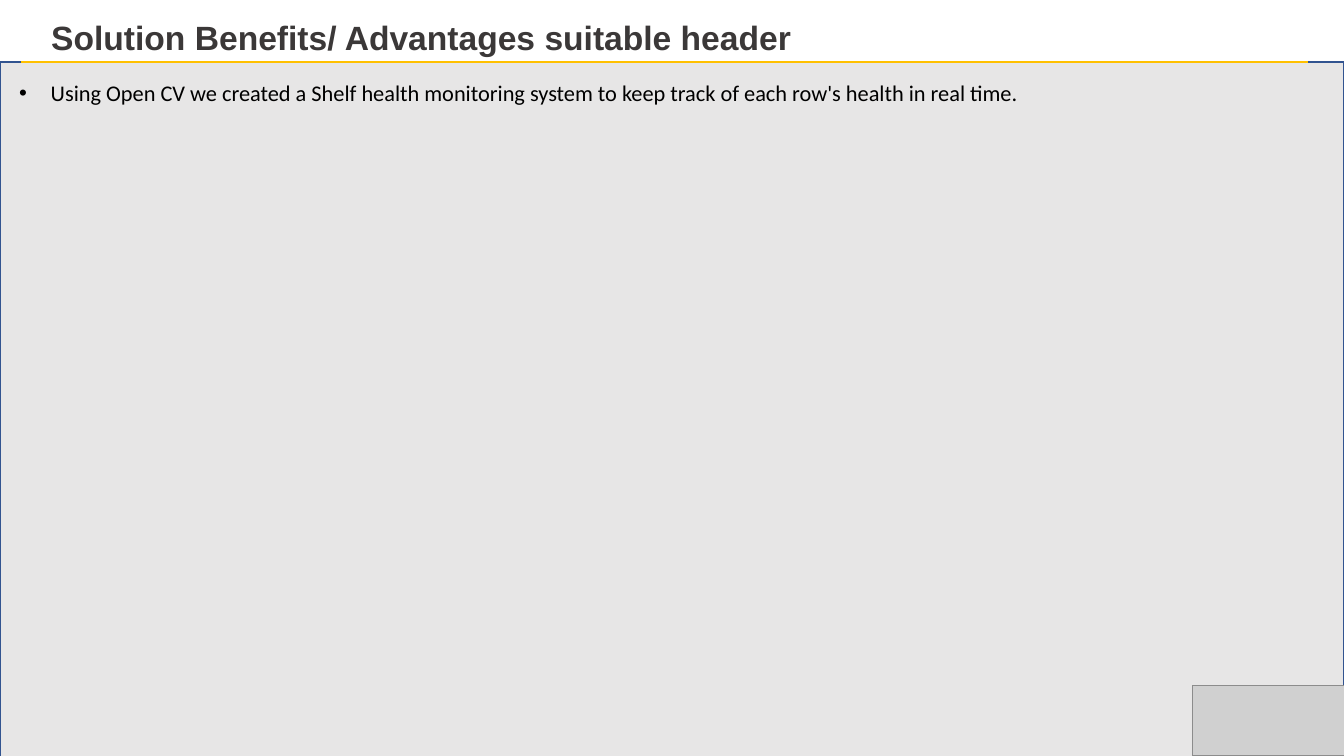
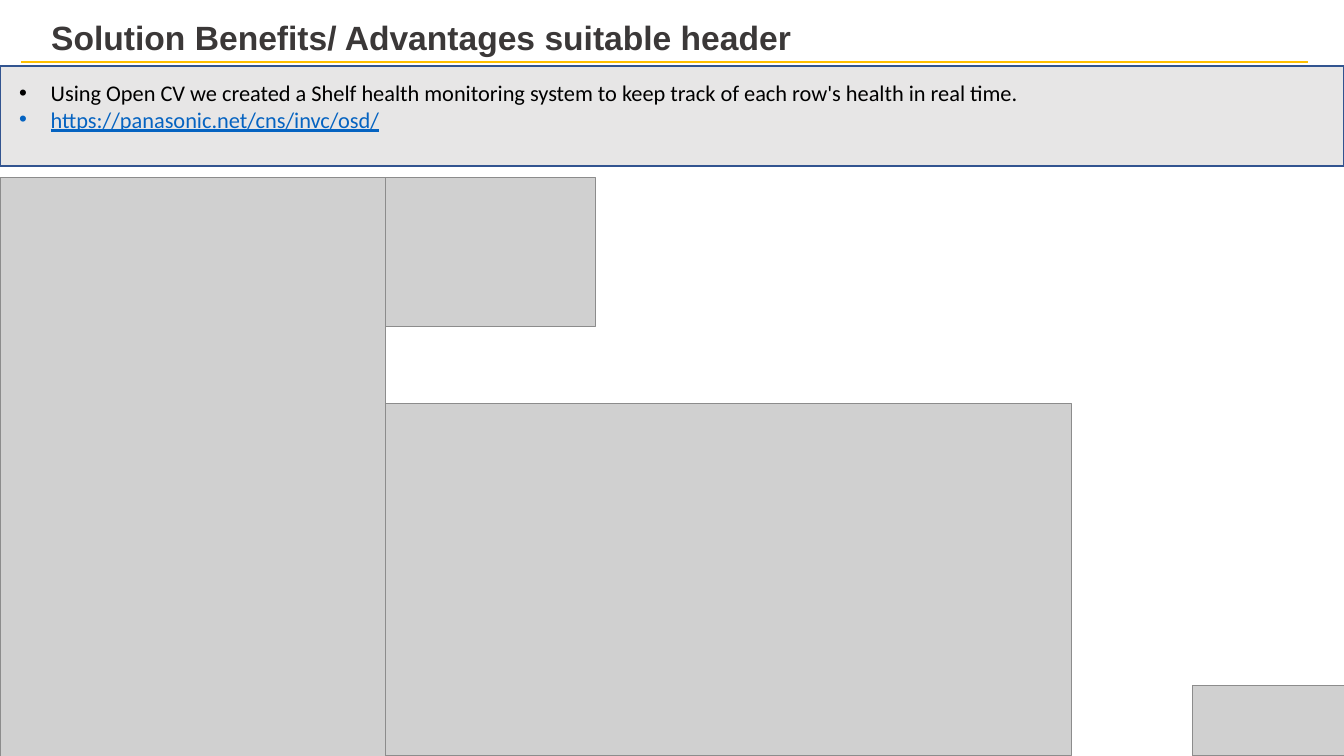
Before and after one commit to ankitnamdeo34/hackerearth_p-g, a slide deck: slide 3 of P_and_G_final_a.pptx. Drawn at 1344x756 pixels with LibreOffice and Linux fonts; fonts in the diff are those of the drawing; grey boxes stand for pictures. Boxes give left, top, right and bottom in pixels: in the first picture for what was removed or moved away, otherwise in the second. Text is boxed around its words. In the diff, an @@ line names an element or a change of style, - is before the commit and + after.

Commit message:
Update P_and_G_final_a.pptx
updated ppt

```diff
--- a/P_and_G_final_a.pptx
+++ b/P_and_G_final_a.pptx
@@ rectangle: place and size @@
-rectangle at [0, 63, 1344, 756]
+rectangle at [0, 67, 1344, 166]
@@ text at [51, 112, 379, 132]: paragraph added @@
+• https://panasonic.net/cns/invc/osd/
@@ picture added at [0, 177, 386, 756] @@
@@ picture added at [386, 177, 596, 327] @@
@@ picture added at [386, 403, 1072, 756] @@
```
Also in this commit, not shown: 2 other slides changed.
